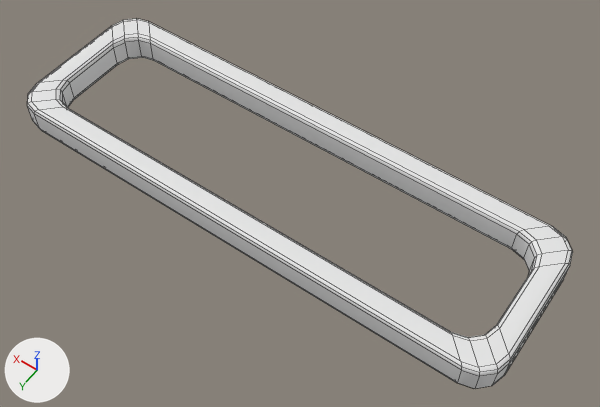
Two versions of the FBX model Assets/资产/Frame_02.fbx, one commit apart.
The view is the same before and after, from a 50 mm lens placed at (-6.37, 8.24, 12.43), pointed at (-0.57, 0.12, -0.33). Arrows for +X, +Y and +Z are at lower left; the lights stay in place. Mesh edges are drawn as thin lines.

Names of what the first picture shows: '立方体001'.
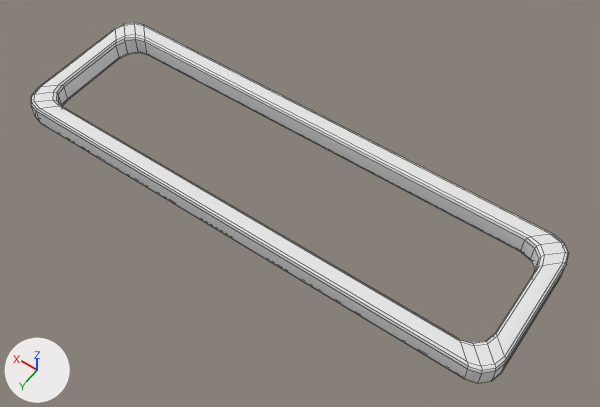
Where the change shows, as pixel boxes [x1, y1, x2, y2] in the pictures (600 x 407 px; the box of a moved part takes in the faces that stretch with it):
'立方体001', reshaped, rescaled: before [27, 19, 573, 389]; after [31, 23, 569, 383]
part 1 of me_mesh, moved or reshaped: before [451, 325, 510, 389]; after [460, 333, 505, 383]
part 2 of me_mesh, moved or reshaped: before [497, 226, 573, 374]; after [496, 234, 569, 373]
part 3 of me_mesh, moved or reshaped: before [27, 80, 462, 383]; after [31, 85, 468, 379]
part 4 of me_mesh, moved or reshaped: before [38, 19, 553, 249]; after [38, 23, 552, 252]

The edits, one by one:
me_mesh has 192 vertices, 192 faces and spans x -548.0..548.0, y -32.0..32.0, z -173.0..173.0.
me_mesh is used by ob_立方体001; location (0.0, 0.0, 0.0); rotation (1.571, 0.0, 0.0), in degrees (90, 0, 0); scale (0.01, 0.01, 0.01).
me_mesh part 1: all 48 vertices in x -548.0..-441.0, y -32.0..32.0, z -173.0..-66.0 are moved by (-147.0, 0.0, -35.0).
me_mesh part 2: all 48 vertices in x -548.0..-441.0, y -32.0..32.0, z 66.0..173.0 are moved by (-147.0, 0.0, 35.0).
me_mesh part 3: all 48 vertices in x 441.0..548.0, y -32.0..32.0, z -173.0..-66.0 are moved by (147.0, 0.0, -35.0).
me_mesh part 4: all 48 vertices in x 441.0..548.0, y -32.0..32.0, z 66.0..173.0 are moved by (147.0, 0.0, 35.0).
Object '立方体001' (ob_立方体001) is rescaled from (0.01, 0.01, 0.01) to (0.0078, 0.0078, 0.0078).
